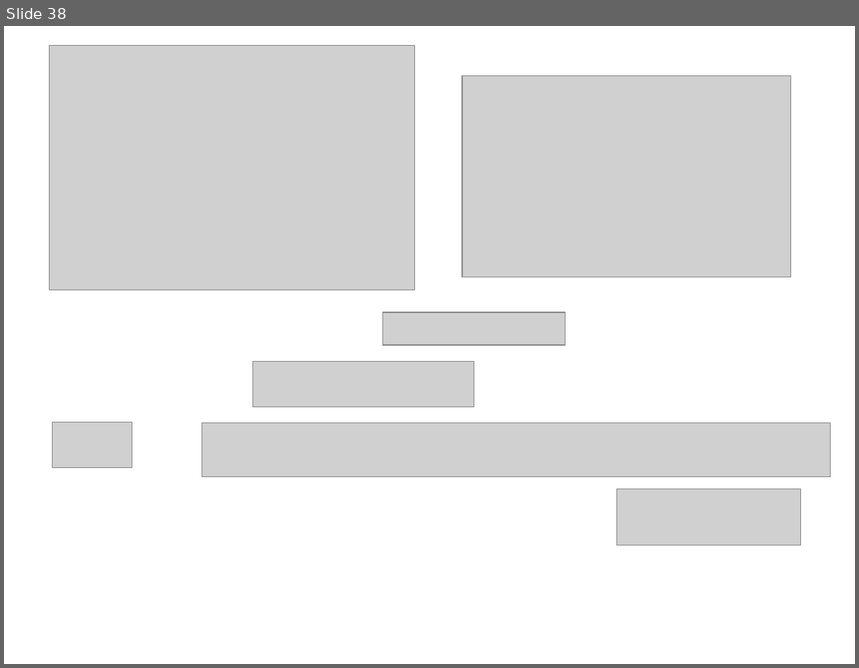
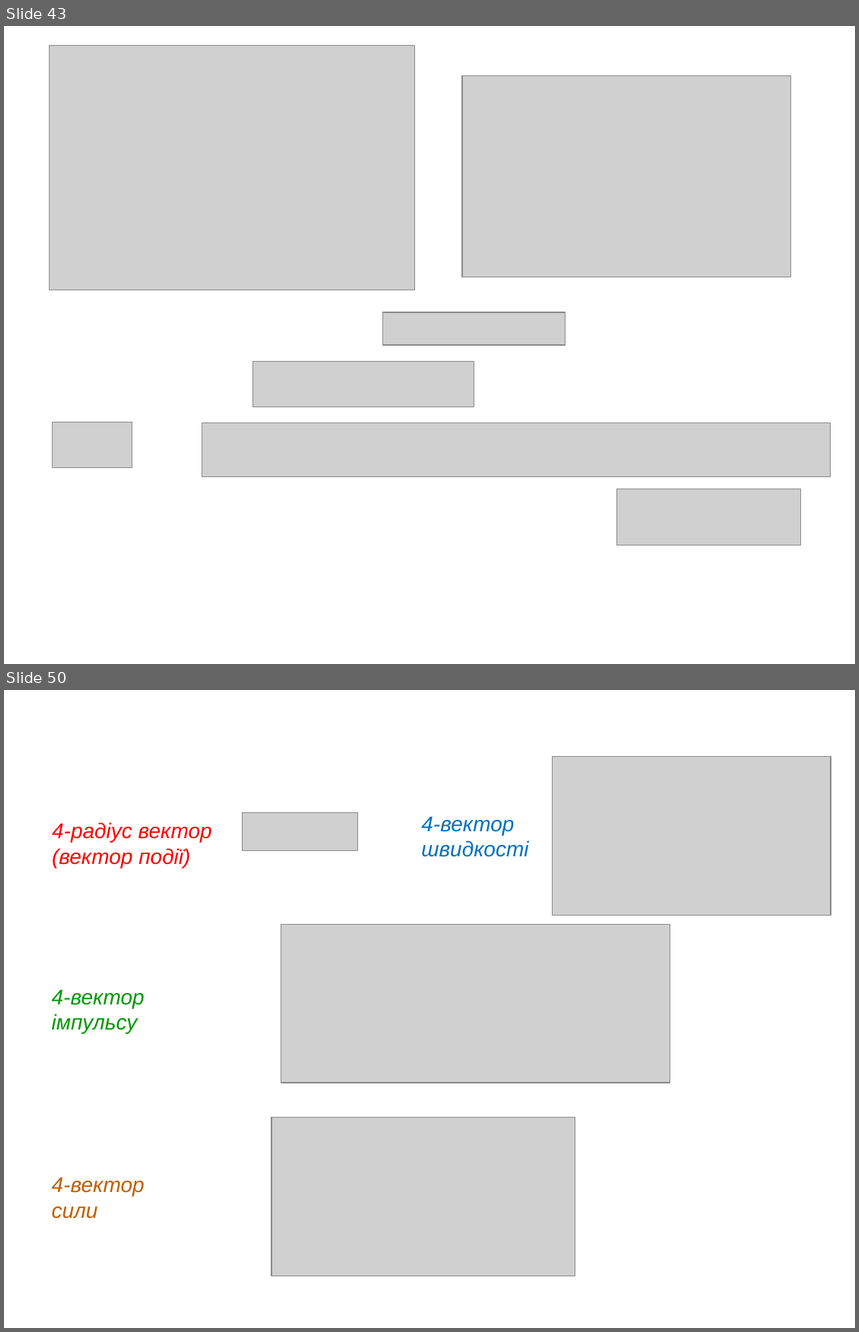
Before and after one commit to l432/NMK, a slide deck: Lecture/Mechanics/sclad.ppt. Shown one above the other, each under a label of ours: slide 38 before the commit, slides 43 and 50 after it; the slides between them are not shown. The pictures are 859x668 and 859x1332 pixels, drawn with LibreOffice and Linux fonts; fonts in the diff are those of the drawing; grey boxes stand for pictures. Boxes give left, top, right and bottom in pixels: in the first picture for what was removed or moved away, otherwise in the second. Text is boxed around its words. In the diff, an @@ line names an element or a change of style, - is before the commit and + after.

```diff
--- a/Lecture/Mechanics/sclad.ppt
+++ b/Lecture/Mechanics/sclad.ppt
@@ slide 50 added at box(4, 690, 855, 1328), background #FFFFFF @@
@@ picture added at box(552, 756, 831, 915) @@
@@ text added at box(52, 822, 212, 868), 18 pt, text #FF0000, italic @@
+4-радіус вектор
+(вектор події)
@@ picture added at box(243, 813, 358, 851) @@
@@ text added at box(421, 816, 528, 857), 18 pt, text #0070C0, italic @@
+4-вектор
+швидкості
@@ picture added at box(281, 924, 670, 1082) @@
@@ text added at box(52, 989, 145, 1034), 18 pt, text #009900, italic @@
+4-вектор
+імпульсу
@@ picture added at box(272, 1118, 574, 1277) @@
@@ text added at box(52, 1177, 145, 1219), 18 pt, text #BF5F00, italic @@
+4-вектор
+сили
@@ what was slide 38 is now slide 43 @@
```
Also in this commit, not shown: 10 slides changed, 11 other slides added, 4 slides removed, 5 other files.
